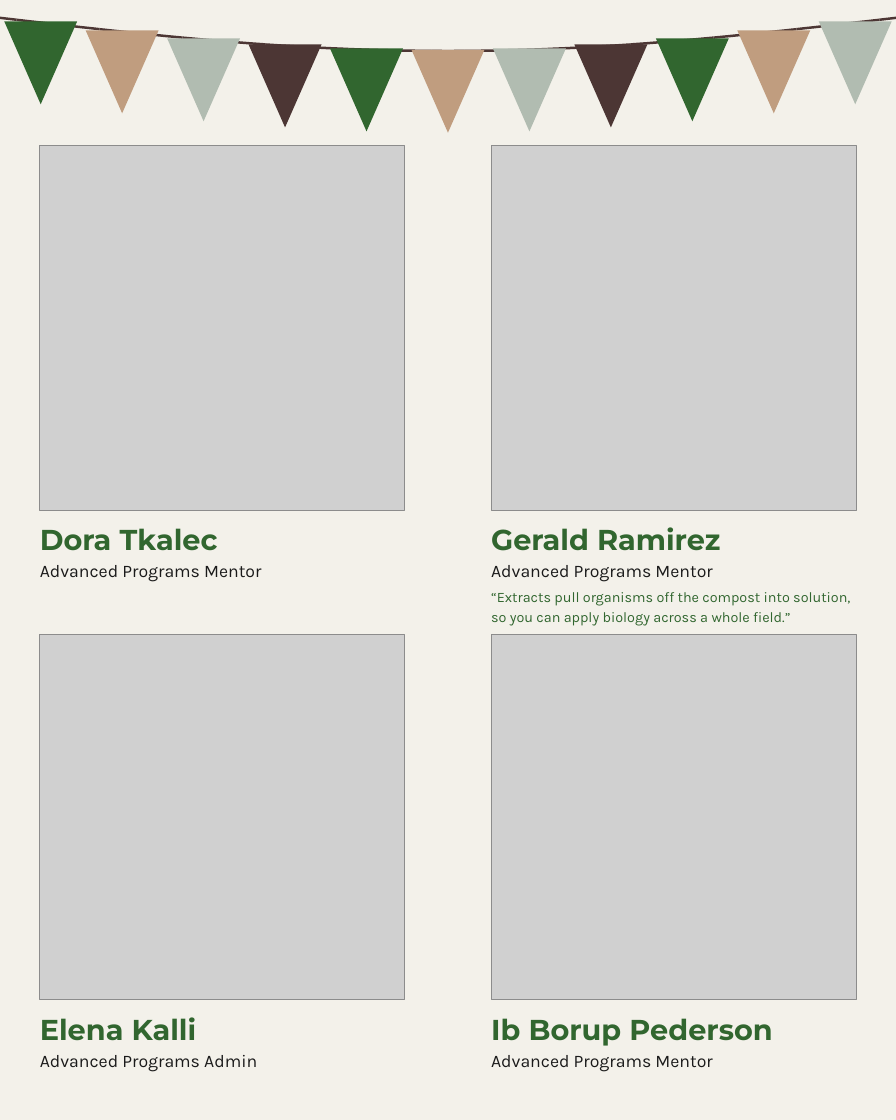
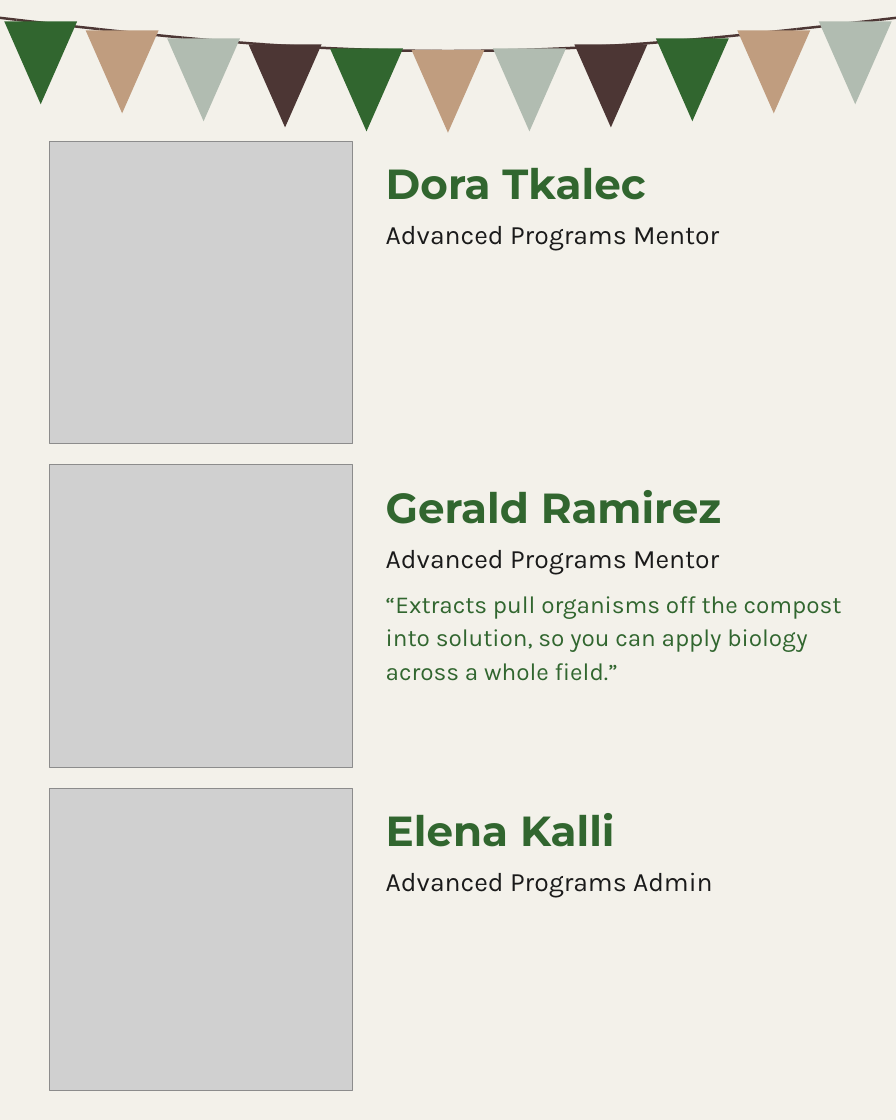
Before and after one commit to linneamoritznyc/SFW-SocialMedia, a slide deck: slide 4 of templates/posts/october/05-10-2026-mon-ig-teachers-day-option-4-seven-slides.pptx. Drawn at 896x1120 pixels with LibreOffice and Linux fonts; fonts in the diff are those of the drawing; grey boxes stand for pictures. Boxes give left, top, right and bottom in pixels: in the first picture for what was removed or moved away, otherwise in the second. Text is boxed around its words. In the diff, an @@ line names an element or a change of style, - is before the commit and + after.

```diff
--- a/templates/posts/october/05-10-2026-mon-ig-teachers-day-option-4-seven-slides.pptx
+++ b/templates/posts/october/05-10-2026-mon-ig-teachers-day-option-4-seven-slides.pptx
@@ picture: place and size @@
-picture at <box>40,145,405,510</box>
+picture at <box>49,141,352,444</box>
@@ picture removed at <box>491,145,856,510</box> @@
@@ text "Dora Tkalec": place and size @@
-text "Dora Tkalec" at <box>40,528,218,551</box>
+text "Dora Tkalec" at <box>386,168,645,200</box>
@@ text "Advanced Programs Mentor": place and size @@
-text "Advanced Programs Mentor" at <box>40,565,261,582</box>
+text "Advanced Programs Mentor" at <box>386,226,719,251</box>
@@ picture added at <box>49,464,352,767</box> @@
@@ text "Gerald Ramirez": place and size @@
-text "Gerald Ramirez" at <box>491,527,720,551</box>
+text "Gerald Ramirez" at <box>386,490,721,524</box>
@@ text "Advanced Programs Mentor": place and size @@
-text "Advanced Programs Mentor" at <box>491,565,712,582</box>
+text "Advanced Programs Mentor" at <box>386,550,719,575</box>
@@ text "“Extracts pull organisms off the ...": place and size @@
-text "“Extracts pull organisms off the ..." at <box>491,592,850,626</box>
+text "“Extracts pull organisms off the ..." at <box>386,596,842,681</box>
@@ text "“Extracts pull organisms off the ..." at <box>386,596,842,681</box>: size 13 to 22 pt @@
@@ picture removed at <box>491,635,856,1000</box> @@
@@ picture: place and size @@
-picture at <box>40,635,405,1000</box>
+picture at <box>49,788,352,1091</box>
@@ size 26 to 38 pt in 3 elements at <box>386,490,721,524</box>, <box>386,168,645,200</box>, <box>386,813,615,847</box> @@
@@ text "Elena Kalli": place and size @@
-text "Elena Kalli" at <box>40,1017,197,1041</box>
+text "Elena Kalli" at <box>386,813,615,847</box>
@@ size 16 to 24 pt in 3 elements at <box>386,550,719,575</box>, <box>386,226,719,251</box>, <box>386,872,713,898</box> @@
@@ text "Advanced Programs Admin": place and size @@
-text "Advanced Programs Admin" at <box>40,1055,257,1072</box>
+text "Advanced Programs Admin" at <box>386,872,713,898</box>
@@ text removed at <box>491,1018,772,1046</box> @@
-Ib Borup Pederson
@@ text removed at <box>491,1055,712,1072</box> @@
-Advanced Programs Mentor
```
Also in this commit, not shown: 4 other slides changed, 17 other files.
